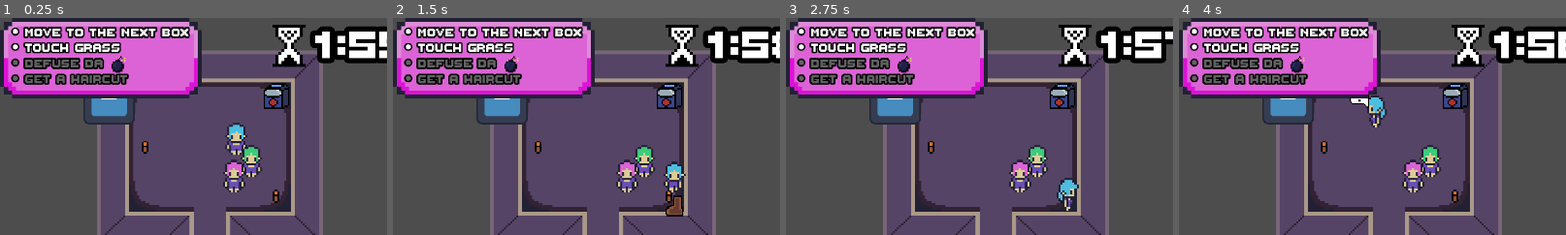
Above: before the commit, frames 1-4 (left to right).
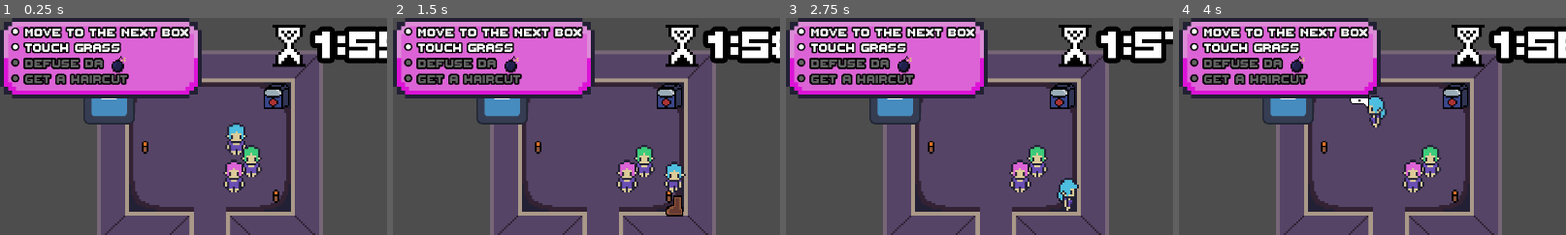
Above: after the commit, the same moments.

Repository: Nebulea-dev/Task-tastrophe
Game: Godot game, scene res://Level1.tscn
Same seed, same stepped clock (60 frames per second), same inputs: the game is played once before the commit and once after it. The engine's default icon, where the game draws it, is replaced by a stand-in: a white triangle on a blue panel in a dark square.
Inputs:
- Up to frame 1 (0.25 s): no input
- Up to frame 2 (1.5 s): hold D (player1_right) 0.53-1.28 s; tap E (player1_activated) at 0.6 s; hold S (player1_down) from 1.28 s (still down); tap Q (player1_kick) at 1.35 s
- Up to frame 3 (2.75 s): release S (player1_down) at 2.03 s; hold D (player1_right) from 2.03 s (still down); tap F (player1_mission) at 2.1 s
- Up to frame 4 (4 s): release D (player1_right) at 2.78 s; hold W (player1_up) 2.78-3.53 s; tap R (player1_ping) at 2.85 s; hold A (player1_left) from 3.53 s (still down); tap Keypad 3 (player2_activated) at 3.6 s
The pictures show only the part of the screen within x 0-50%, y 0-50%; the shares and areas given below are measured in that part.

The runs differ from the first frame. In frame 1, less than 0.1% of the frame differs, in the area x 70-73%, y 30-32%; in frame 2, less than 0.1%; in frame 3, less than 0.1%; in frame 4, less than 0.1%.

Commit message:
feat: Animated manager

Diff:
--- a/objects/managers/TargetManager.tscn
+++ b/objects/managers/TargetManager.tscn
@@ -38,9 +38,57 @@
 "values": [0, 1]
 }
 
+[sub_resource type="Animation" id="Animation_p6441"]
+resource_name = "ReallyOpen"
+tracks/0/type = "value"
+tracks/0/imported = false
+tracks/0/enabled = true
+tracks/0/path = NodePath(".:frame")
+tracks/0/interp = 1
+tracks/0/loop_wrap = true
+tracks/0/keys = {
+"times": PackedFloat32Array(0.1),
+"transitions": PackedFloat32Array(1),
+"update": 1,
+"values": [1]
+}
+
+[sub_resource type="Animation" id="Animation_27ptq"]
+length = 0.001
+tracks/0/type = "value"
+tracks/0/imported = false
+tracks/0/enabled = true
+tracks/0/path = NodePath(".:frame")
+tracks/0/interp = 1
+tracks/0/loop_wrap = true
+tracks/0/keys = {
+"times": PackedFloat32Array(0),
+"transitions": PackedFloat32Array(1),
+"update": 1,
+"values": [1]
+}
+
+[sub_resource type="Animation" id="Animation_xqeqy"]
+resource_name = "Closed"
+tracks/0/type = "value"
+tracks/0/imported = false
+tracks/0/enabled = true
+tracks/0/path = NodePath(".:frame")
+tracks/0/interp = 1
+tracks/0/loop_wrap = true
+tracks/0/keys = {
+"times": PackedFloat32Array(0.0666667),
+"transitions": PackedFloat32Array(1),
+"update": 1,
+"values": [0]
+}
+
 [sub_resource type="AnimationLibrary" id="AnimationLibrary_kpcpu"]
 _data = {
+"Closed": SubResource("Animation_xqeqy"),
 "Open": SubResource("Animation_a0vs4"),
+"RESET": SubResource("Animation_27ptq"),
+"ReallyOpen": SubResource("Animation_p6441"),
 "default": SubResource("Animation_hgml6")
 }
 
@@ -59,6 +107,7 @@
 scale = Vector2(4, 4)
 texture = ExtResource("2_im34e")
 hframes = 2
+frame = 1
 metadata/_aseprite_wizard_interface_config_ = {
 "pending_changes": {}
 }
@@ -74,7 +123,7 @@
 "slice": "",
 "source": "res://Aseprite/objectives/TargetManager.aseprite"
 }
-metadata/_aseprite_wizard_source_file_hash_ = "323effe944aee1d3d68cf22f3ea22196"
+metadata/_aseprite_wizard_source_file_hash_ = "91c680b10ceb615f4dff247add59ae16"
 
 [node name="AnimationPlayer" type="AnimationPlayer" parent="."]
 root_node = NodePath("../TargetManager")
--- a/objects/managers/target_manager.gd
+++ b/objects/managers/target_manager.gd
@@ -9,6 +9,7 @@
 
 # Called when the node enters the scene tree for the first time.
 func _ready() -> void:
+	$AnimationPlayer.play("Closed")
 	var targetList: Node2D = get_parent().get_node("./MoveTargetList")
 
 	for child in targetList.get_children():
@@ -39,6 +40,7 @@
 		$TargetCloseSound.play()
 	else:
 		$FinishTargetsSound.play()
+		$AnimationPlayer.play("Closed")
 		isChallengeStarted = false
 
 func _on_action_pressed(playerIndex: int) -> void:
@@ -51,3 +53,5 @@
 			var currTarget: MoveTarget = currTargetList[i]
 			activatedTargetList.append(currTarget)
 			currTarget.open_target(playerIndex)
+
+		$AnimationPlayer.play("ReallyOpen")
Binary file changed: Aseprite/objectives/TargetManager.aseprite
Binary file changed: Aseprite/objectives/TargetManager.png
Binary file changed: objects/managers/TargetManager.png
Not shown: 1 places in objects/managers/TargetManager.tscn that only renumber resources
